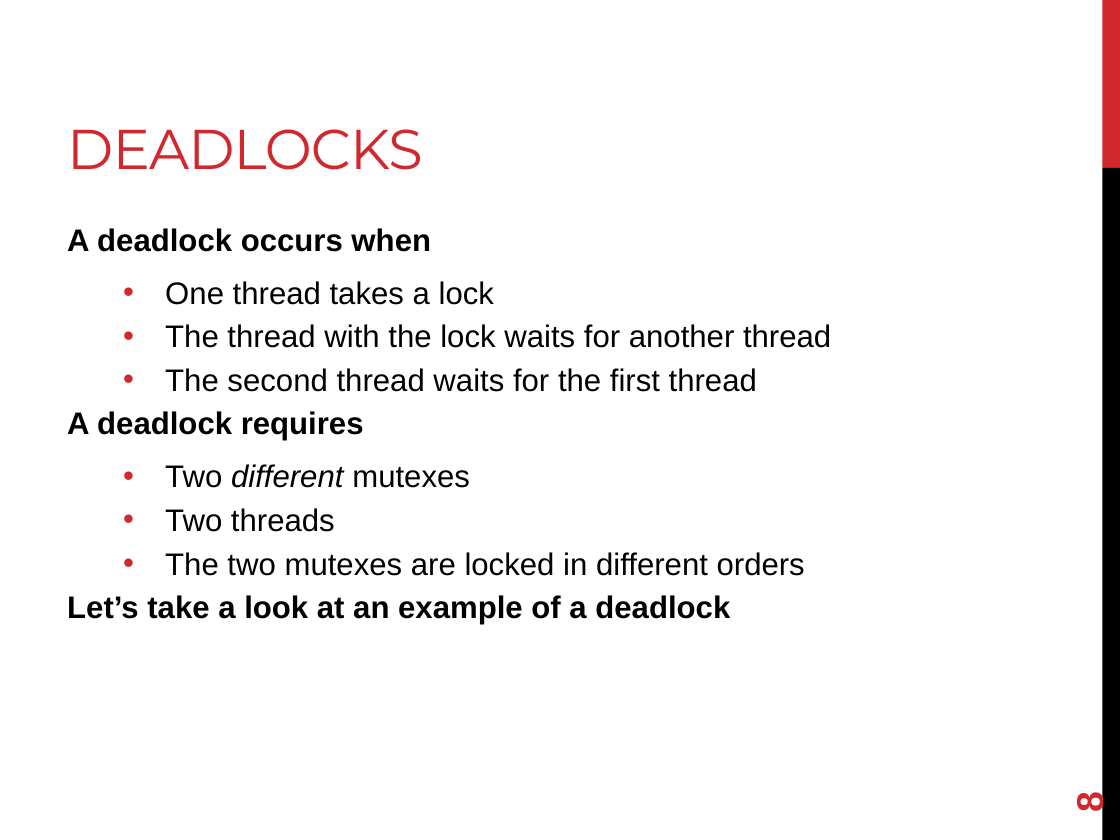
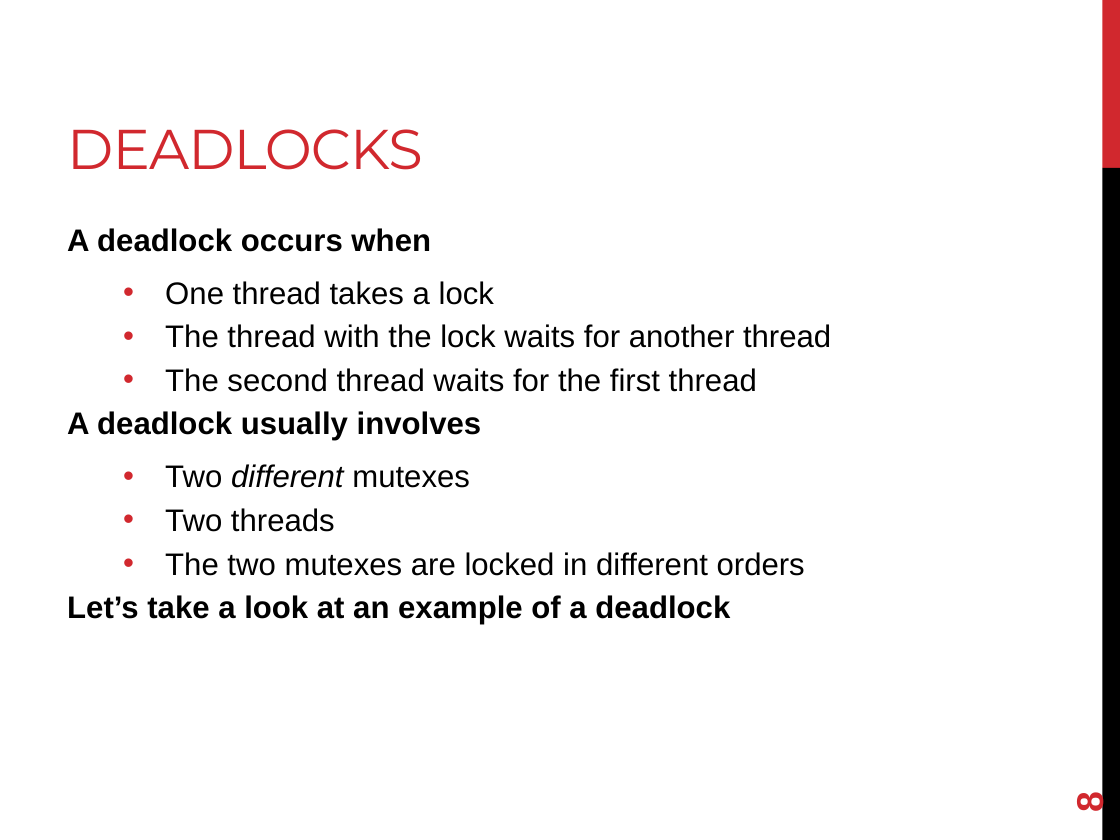
Before and after one commit to joshpeterson/DevelopingConcurrentSoftware, a slide deck: slide 8 of Lectures/Mutexes/Mutexes.pptx. Drawn at 1120x840 pixels with LibreOffice and Linux fonts; fonts in the diff are those of the drawing. Boxes give left, top, right and bottom in pixels: in the first picture for what was removed or moved away, otherwise in the second. Text is boxed around its words. In the diff, an @@ line names an element or a change of style, - is before the commit and + after.

```diff
--- a/Lectures/Mutexes/Mutexes.pptx
+++ b/Lectures/Mutexes/Mutexes.pptx
@@ text at bbox=[67, 411, 482, 441]: text changed @@
-A deadlock requires
+A deadlock usually involves
```
Also in this commit, not shown: 3 other slides changed, 1 other file.
